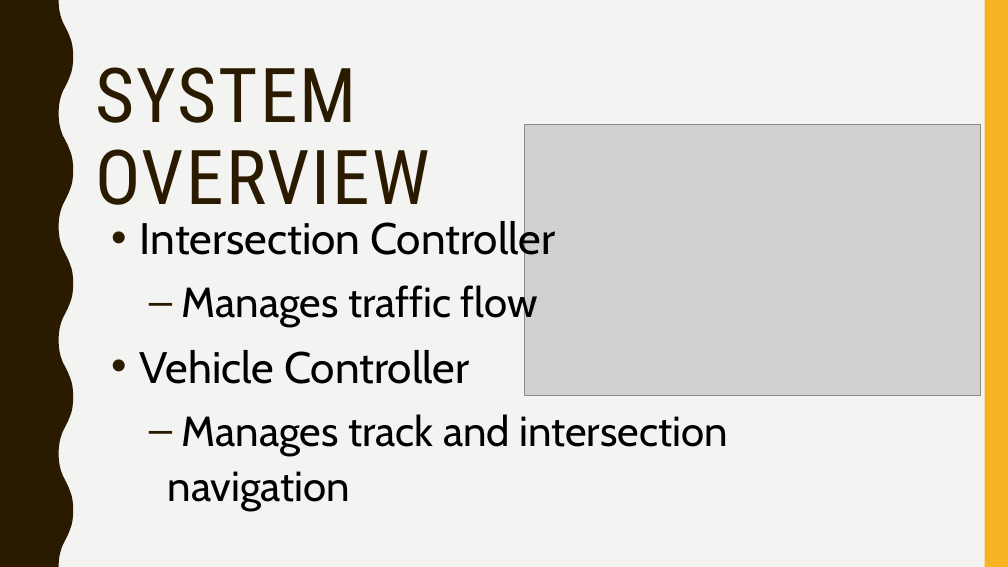
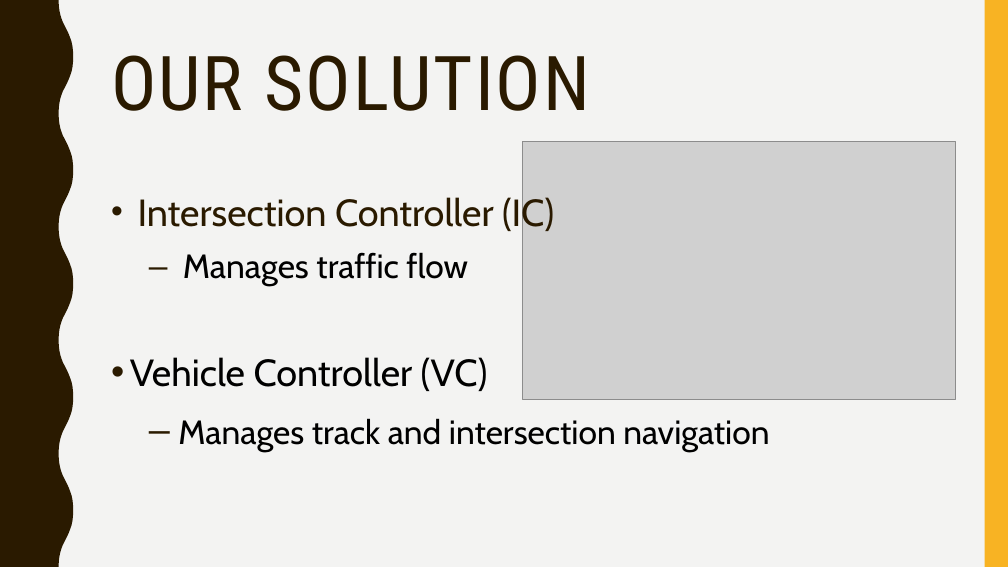
Before and after one commit to jean-lucas/vic, a slide deck: slide 4 of Presentation/Vehicle-Intersection-Control-Presentation.pptx (slide 8 before the commit). Drawn at 1008x567 pixels with LibreOffice and Linux fonts; fonts in the diff are those of the drawing; grey boxes stand for pictures. Boxes give left, top, right and bottom in pixels: in the first picture for what was removed or moved away, otherwise in the second. Text is boxed around its words. In the diff, an @@ line names an element or a change of style, - is before the commit and + after.

```diff
--- a/Presentation/Vehicle-Intersection-Control-Presentation.pptx
+++ b/Presentation/Vehicle-Intersection-Control-Presentation.pptx
@@ title added at bbox=[111, 55, 591, 111], 72 pt, text #2A1A00 @@
+OUR SOLUTION
@@ title removed at bbox=[95, 67, 430, 205] @@
-SYSTEM OVERVIEW
@@ picture: place and size @@
-picture at bbox=[525, 124, 981, 395]
+picture at bbox=[523, 141, 956, 399]
@@ text "Intersection Controller (IC)": place and size @@
-text "Intersection Controller (IC)" at bbox=[140, 217, 727, 511]
+text "Intersection Controller (IC)" at bbox=[130, 194, 769, 452]
@@ text at bbox=[138, 194, 554, 235]: text changed; size 42 to 36 pt; text colour #000000 to #2A1A00 @@
-• Intersection Controller
+• Intersection Controller (IC)
@@ text at bbox=[178, 252, 769, 452]: size 40 to 32 pt in "Manages traffic flow", "Manages track and intersection navigation" @@
@@ text at bbox=[130, 357, 488, 391]: text changed; size 42 to 36 pt @@
-• Vehicle Controller
+• Vehicle Controller (VC)
```
Also in this commit, not shown: 5 other slides changed, 5 slides added, 5 slides removed.
